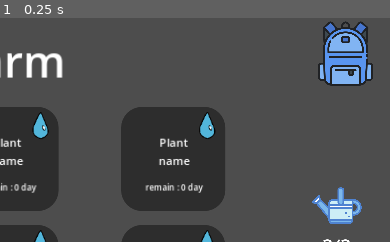
Above: before the commit, frame 1.
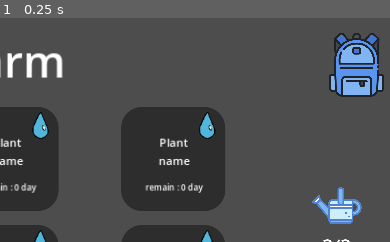
Above: after the commit, the same moment.

Repository: bastorror/godot-UI-Farm-simulator-game
Game: Godot game, scene res://Scene/farm.tscn
Same seed, same stepped clock (60 frames per second), same inputs: the game is played once before the commit and once after it.
Inputs:
- Up to frame 1 (0.25 s): no input
The pictures show only the part of the screen within x 50-100%, y 0-50%; the shares and areas given below are measured in that part.

The runs differ from the first frame. In frame 1, 4.0% of the frame differs, in the area x 81-99%, y 1-36%.

Commit message:
change bag icon position

Diff:
--- a/Scene/farm.tscn
+++ b/Scene/farm.tscn
@@ -551,10 +551,10 @@
 
 [node name="TextureButton_Bag" parent="." instance=ExtResource("5_27e20")]
 layout_mode = 1
-anchor_left = 0.875
-anchor_top = 0.0
-anchor_right = 0.875
-anchor_bottom = 0.0
+anchor_left = 0.888889
+anchor_top = 0.0246914
+anchor_right = 0.888889
+anchor_bottom = 0.0246914
 offset_right = 512.0
 offset_bottom = 512.0
 grow_horizontal = 1
